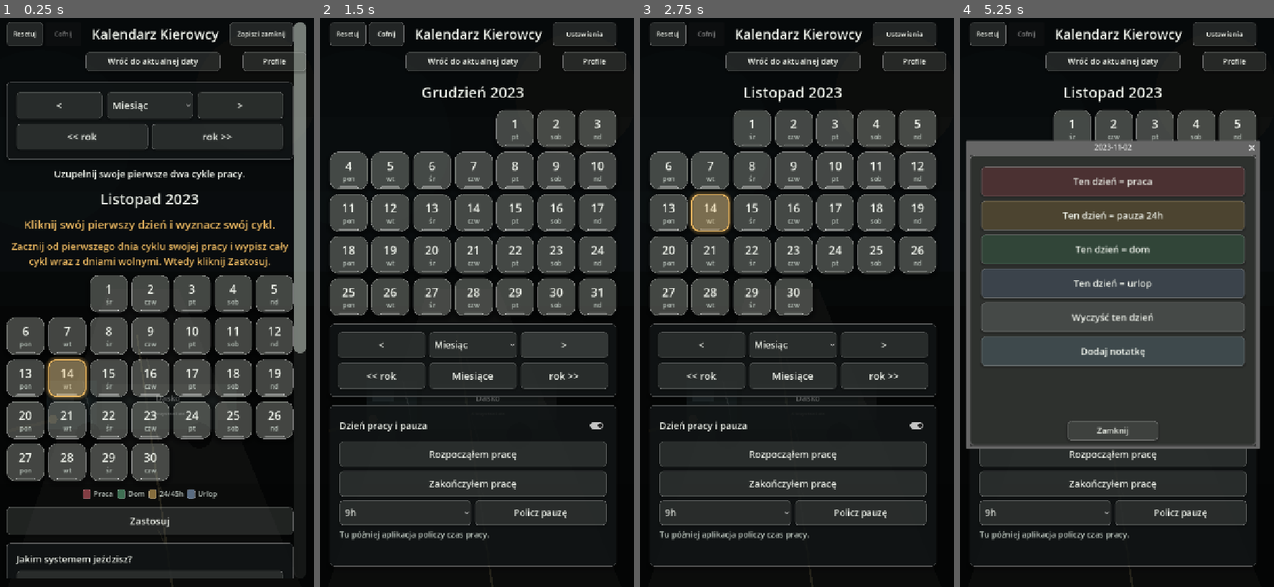
Above: before the commit, frames 1-4 (left to right).
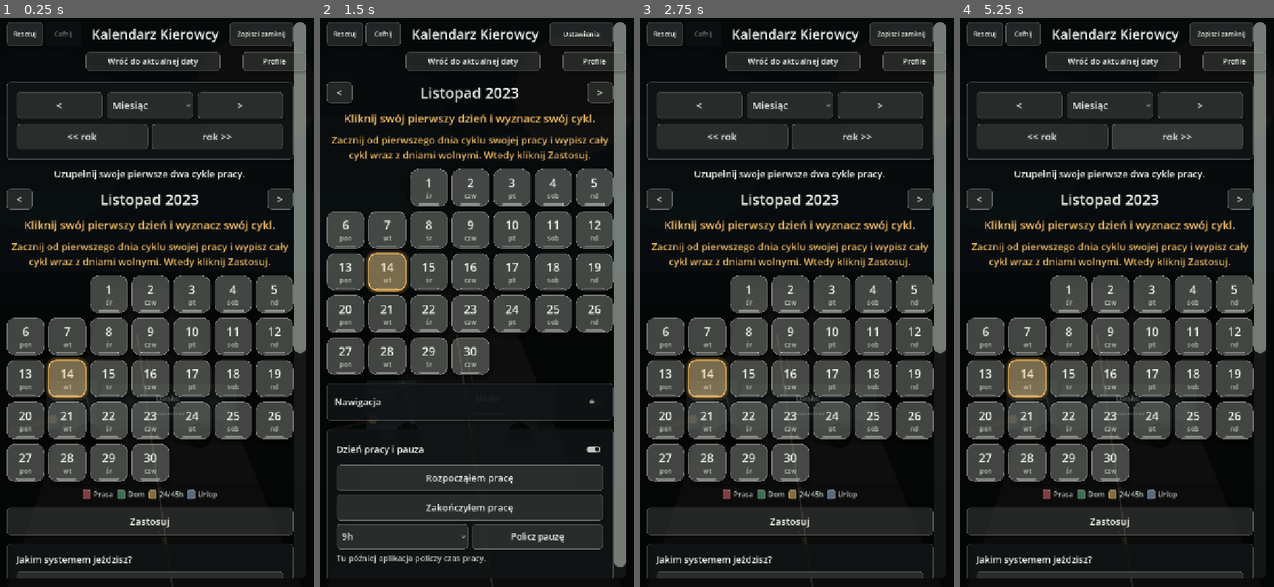
Above: after the commit, the same moments.

Repository: ElKlient/IDOL-Genesis
Game: Godot game, scene res://scenes/main.tscn
Same seed, same stepped clock (60 frames per second), same inputs: the game is played once before the commit and once after it.
Inputs (mouse positions are in pixels of both pictures, inside the frame that each line leads up to):
- Up to frame 1 (0.25 s): no input
- Up to frame 2 (1.5 s): click "Zapisz i zamknij" at 0.5 s; click (583, 399) at 1.27 s
- Up to frame 3 (2.75 s): click "Cofnij" at 2 s
- Up to frame 4 (5.25 s): click (1223, 35) at 2.75 s, where only the run before the commit has a clickable "Ustawienia"; click "Cofnij" at 3.5 s; click (1073, 126) at 4.27 s; click (1113, 126) at 5.02 s

The runs differ from the first frame. In frame 1, 5.4% of the frame differs, in the area x 2-94%, y 29-98%; in frame 2, 46%; in frame 3, 60%, in the area x 2-98%, y 0-99%; in frame 4, 57%.

Commit message:
Make saved navigation collapsible

Diff:
--- a/scripts/main.gd
+++ b/scripts/main.gd
@@ -79,6 +79,8 @@
 var settings_header_button: Button
 var navigation_panel: PanelContainer
 var quick_navigation_panel: PanelContainer
+var quick_navigation_body: VBoxContainer
+var quick_navigation_toggle: CheckButton
 var quick_range_option: OptionButton
 var quick_month_picker_button: Button
 var month_picker_panel: PanelContainer
@@ -123,6 +125,7 @@
 var main_view_saved := false
 var cycle_pending_apply := false
 var day_tools_visible := true
+var quick_navigation_body_visible := true
 var reset_undo_available := false
 var reset_undo_snapshot: Dictionary = {}
 var undo_available := false
@@ -438,9 +441,30 @@
 	panel.visible = false
 	var box := _panel_box(panel, 10)
 
+	var header := HBoxContainer.new()
+	header.add_theme_constant_override("separation", 10)
+	box.add_child(header)
+
+	var title := _make_section_label("Nawigacja")
+	title.size_flags_horizontal = Control.SIZE_EXPAND_FILL
+	header.add_child(title)
+
+	quick_navigation_toggle = CheckButton.new()
+	quick_navigation_toggle.text = ""
+	quick_navigation_toggle.button_pressed = quick_navigation_body_visible
+	quick_navigation_toggle.toggled.connect(_on_quick_navigation_toggled)
+	quick_navigation_toggle.custom_minimum_size = Vector2(88, 48)
+	quick_navigation_toggle.size_flags_horizontal = Control.SIZE_SHRINK_END
+	_register_scroll_safe_control(quick_navigation_toggle)
+	header.add_child(quick_navigation_toggle)
+
+	quick_navigation_body = VBoxContainer.new()
+	quick_navigation_body.add_theme_constant_override("separation", 8)
+	box.add_child(quick_navigation_body)
+
 	var nav := HBoxContainer.new()
 	nav.add_theme_constant_override("separation", 8)
-	box.add_child(nav)
+	quick_navigation_body.add_child(nav)
 
 	var previous_button := _make_nav_button("<")
 	_connect_tap(previous_button, Callable(self, "_on_previous_month"))
@@ -461,7 +485,7 @@
 
 	var year_buttons := HBoxContainer.new()
 	year_buttons.add_theme_constant_override("separation", 8)
-	box.add_child(year_buttons)
+	quick_navigation_body.add_child(year_buttons)
 
 	var previous_year_button := _make_nav_button("<< rok")
 	_connect_tap(previous_year_button, Callable(self, "_on_previous_year"))
@@ -476,8 +500,9 @@
 	year_buttons.add_child(next_year_button)
 
 	month_picker_panel = _build_month_picker_panel()
-	box.add_child(month_picker_panel)
+	quick_navigation_body.add_child(month_picker_panel)
 	_set_month_picker_visible(false)
+	_apply_quick_navigation_body_visibility()
 
 	return panel
 
@@ -867,6 +892,25 @@
 		month_picker_panel.visible = visible
 	if quick_month_picker_button != null:
 		quick_month_picker_button.text = "Schowaj miesiące" if visible else "Miesiące"
+
+
+func _on_quick_navigation_toggled(enabled: bool) -> void:
+	if _tap_is_blocked():
+		quick_navigation_toggle.set_pressed_no_signal(quick_navigation_body_visible)
+		return
+
+	quick_navigation_body_visible = enabled
+	_apply_quick_navigation_body_visibility()
+	_save_settings_to_disk()
+
+
+func _apply_quick_navigation_body_visibility() -> void:
+	if quick_navigation_body != null:
+		quick_navigation_body.visible = quick_navigation_body_visible
+	if quick_navigation_toggle != null:
+		quick_navigation_toggle.set_pressed_no_signal(quick_navigation_body_visible)
+	if not quick_navigation_body_visible:
+		_set_month_picker_visible(false)
 
 
 func _toggle_settings_panel() -> void:
@@ -950,6 +994,7 @@
 	config.set_value("ui", "main_view_saved", main_view_saved)
 	config.set_value("ui", "cycle_pending_apply", cycle_pending_apply)
 	config.set_value("ui", "day_tools_visible", day_tools_visible)
+	config.set_value("ui", "quick_navigation_body_visible", quick_navigation_body_visible)
 	config.set_value("undo", "available", undo_available)
 	config.set_value("undo", "snapshot", undo_snapshot.duplicate(true))
 	config.set_value("undo_reset", "available", reset_undo_available)
@@ -988,6 +1033,8 @@
 	main_view_saved = bool(config.get_value("ui", "main_view_saved", false))
 	cycle_pending_apply = bool(config.get_value("ui", "cycle_pending_apply", false))
 	day_tools_visible = bool(config.get_value("ui", "day_tools_visible", true))
+	quick_navigation_body_visible = bool(config.get_value("ui", "quick_navigation_body_visible", true))
+	_apply_quick_navigation_body_visibility()
 	undo_available = bool(config.get_value("undo", "available", false))
 	_load_undo_snapshot(config.get_value("undo", "snapshot", {}))
 	reset_undo_available = bool(config.get_value("undo_reset", "available", false))
@@ -1326,6 +1373,7 @@
 		"main_view_saved": main_view_saved,
 		"cycle_pending_apply": cycle_pending_apply,
 		"day_tools_visible": day_tools_visible,
+		"quick_navigation_body_visible": quick_navigation_body_visible,
 		"settings_visible": settings_panel != null and settings_panel.visible,
 		"current_year": current_year,
 		"current_month": current_month,
@@ -1351,6 +1399,8 @@
 	main_view_saved = bool(snapshot.get("main_view_saved", false))
 	cycle_pending_apply = bool(snapshot.get("cycle_pending_apply", false))
 	day_tools_visible = bool(snapshot.get("day_tools_visible", true))
+	quick_navigation_body_visible = bool(snapshot.get("quick_navigation_body_visible", true))
+	_apply_quick_navigation_body_visibility()
 	current_year = int(snapshot.get("current_year", current_year))
 	current_month = clampi(int(snapshot.get("current_month", current_month)), 1, 12)
 
@@ -1483,6 +1533,8 @@
 	main_view_saved = false
 	cycle_pending_apply = false
 	day_tools_visible = true
+	quick_navigation_body_visible = true
+	_apply_quick_navigation_body_visibility()
 	_set_option_selected(schedule_option, 0)
 	_set_option_selected(range_option, 0)
 	_sync_quick_range_option()
@@ -1612,9 +1664,12 @@
 	section.size_flags_horizontal = Control.SIZE_EXPAND_FILL
 	section.add_theme_constant_override("separation", 16)
 
-	var title := _make_label("%s %d" % [MONTH_NAMES[month - 1], year], 33 if _range_months() == 1 else 28, COLOR_TEXT)
-	title.horizontal_alignment = HORIZONTAL_ALIGNMENT_CENTER
-	section.add_child(title)
+	if year == current_year and month == current_month:
+		section.add_child(_make_month_title_row(year, month))
+	else:
+		var title := _make_label("%s %d" % [MONTH_NAMES[month - 1], year], 33 if _range_months() == 1 else 28, COLOR_TEXT)
+		title.horizontal_alignment = HORIZONTAL_ALIGNMENT_CENTER
+		section.add_child(title)
 
 	if year == current_year and month == current_month and _should_show_first_cycle_hint():
 		var hint := _make_label("Kliknij swój pierwszy dzień i wyznacz swój cykl.", 25, COLOR_TODAY)
@@ -1646,6 +1701,27 @@
 		grid.add_child(_make_day_cell(year, month, day, day_index, state, day_index == today_day_index))
 
 	return section
+
+
+func _make_month_title_row(year: int, month: int) -> HBoxContainer:
+	var row := HBoxContainer.new()
+	row.size_flags_horizontal = Control.SIZE_EXPAND_FILL
+	row.add_theme_constant_override("separation", 8)
+
+	var previous_button := _make_month_title_button("<")
+	_connect_tap(previous_button, Callable(self, "_on_previous_month"))
+	row.add_child(previous_button)
+
+	var title := _make_label("%s %d" % [MONTH_NAMES[month - 1], year], 33 if _range_months() == 1 else 28, COLOR_TEXT)
+	title.size_flags_horizontal = Control.SIZE_EXPAND_FILL
+	title.horizontal_alignment = HORIZONTAL_ALIGNMENT_CENTER
+	row.add_child(title)
+
+	var next_button := _make_month_title_button(">")
+	_connect_tap(next_button, Callable(self, "_on_next_month"))
+	row.add_child(next_button)
+
+	return row
 
 
 func _make_year_overview_section(year: int) -> VBoxContainer:
@@ -2357,6 +2433,15 @@
 	return button
 
 
+func _make_month_title_button(text: String) -> Button:
+	var button := Button.new()
+	button.text = text
+	_prepare_control(button, 22, 46)
+	button.custom_minimum_size.x = 58
+	button.size_flags_horizontal = Control.SIZE_SHRINK_CENTER
+	return button
+
+
 func _action_button(text: String, accent: Color = COLOR_TILE_EMPTY) -> Button:
 	var button := Button.new()
 	button.text = text
